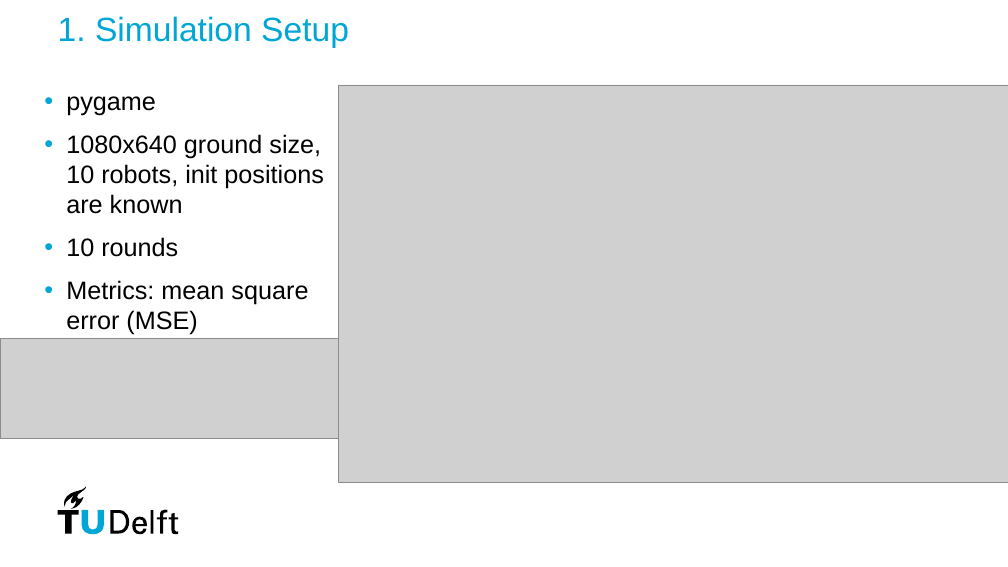
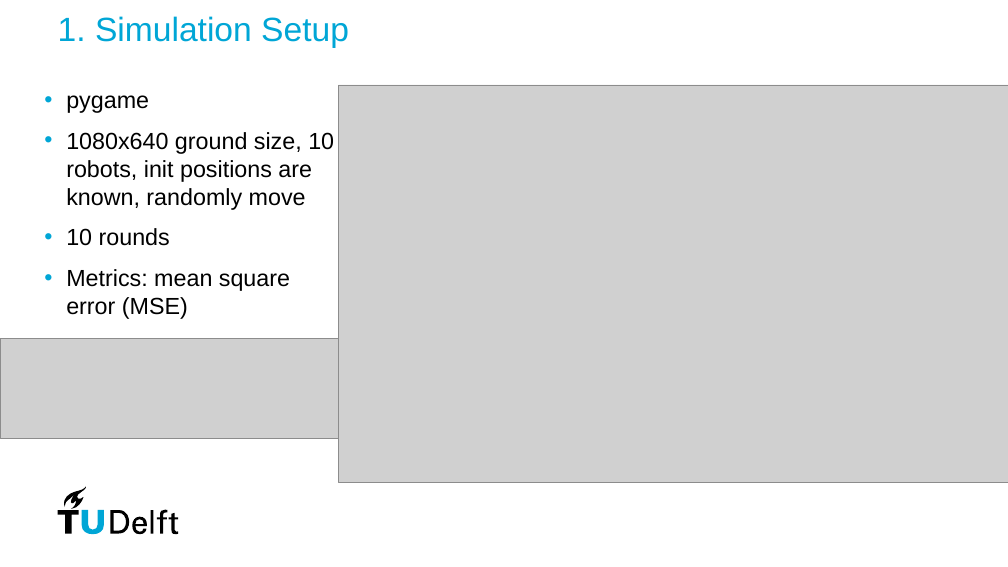
Before and after one commit to kemosabe564/simulation, a slide deck: slide 23 of paperwork/ppt/Ting_midterm.pptx. Drawn at 1008x567 pixels with LibreOffice and Linux fonts; fonts in the diff are those of the drawing; grey boxes stand for pictures. Boxes give left, top, right and bottom in pixels: in the first picture for what was removed or moved away, otherwise in the second. Text is boxed around its words. In the diff, an @@ line names an element or a change of style, - is before the commit and + after.

```diff
--- a/paperwork/ppt/Ting_midterm.pptx
+++ b/paperwork/ppt/Ting_midterm.pptx
@@ text at (x1=66, y1=95, x2=290, y2=319): size 24 to 22.2 pt in "pygame", "10 rounds", "Metrics: mean square error (MSE)" @@
@@ text at (x1=66, y1=132, x2=334, y2=210): text changed; size 24 to 22.2 pt @@
-• 1080x640 ground size, 10 robots, init positions are known
+• 1080x640 ground size, 10 robots, init positions are known, randomly move
```
Also in this commit, not shown: 3 other slides changed, 20 other files.
